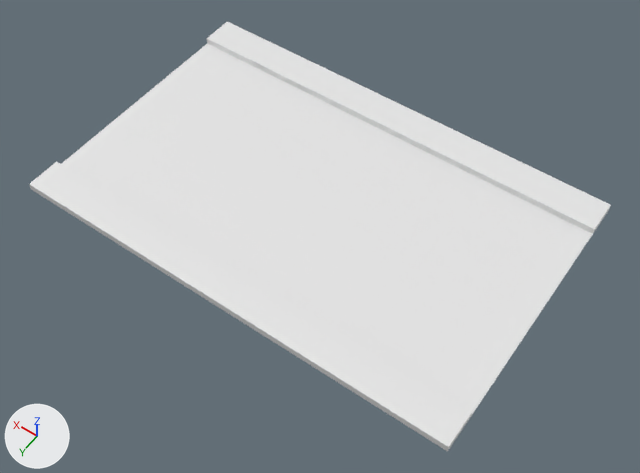
What one commit did to the FBX model 3D Models/Exports/Road.fbx.
The view is the same before and after, from a camera (50 mm lens) standing at (-10.58, 14.66, 21.24) and looking at (-0.63, 0.74, -0.63). Arrows for +X, +Y and +Z are at lower left; the lights stay in place. Where no turn or scale is listed for an object, it has been applied to the vertices.
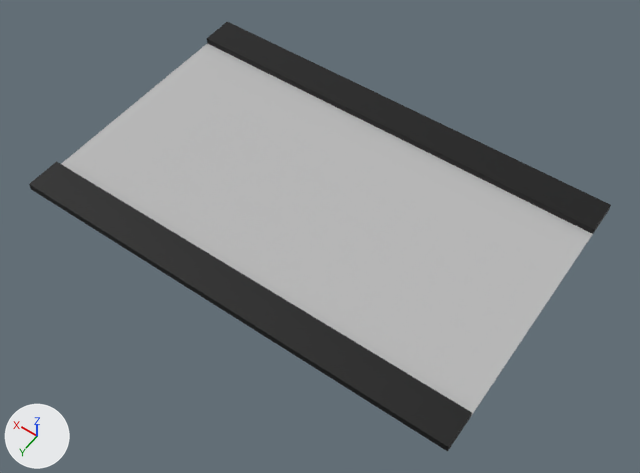
Commit message: Update all models to use multi-materials (via IDs)

Changed parts and their boxes (x1, y1, x2, y2) in the pictures (640 x 473 px):
part 1 of me_mesh, recoloured (white to black)
    both: (207, 22, 611, 234)
part 2 of me_mesh, recoloured (white to black)
    both: (29, 161, 472, 451)
part 3 of me_mesh, recoloured (white to grey)
    both: (62, 43, 593, 416)

The change, as a diff of the scene's bpy script:
```diff
--- a/3D Models/Exports/Road.fbx.py
+++ b/3D Models/Exports/Road.fbx.py
@@ mat_material__13 @@
+mat_material__13 = principled_material('Material #13')
+mat_material__13.base_color = (0.5, 0.5, 0.5)  # grey #bcbcbc
+mat_material__13.roughness = 0.0
@@ mat_01___default_slot__1 @@
+mat_01___default_slot__1 = principled_material('01 - Default Slot #1')
+mat_01___default_slot__1.base_color = (0.0, 0.0, 0.0)  # black #000000
+mat_01___default_slot__1.roughness = 0.553
@@ me_mesh @@
 me_mesh.from_pydata(...)  # 90 vertices, 84 faces; spans x -7.6..7.6, y -4.9..4.9, z 0.0..0.3
 # used by ob_plane007; location = (0.0, 0.0, 0.0)
+# me_mesh part 1: all 22 faces centred in x -7.6..7.6, y -4.9..-3.7, z 0.0..0.3 switch from no material to mat_01___default_slot__1 (black #000000)
+# me_mesh part 2: all 22 faces centred in x -7.6..7.6, y 3.7..4.9, z 0.0..0.3 switch from no material to mat_01___default_slot__1 (black #000000)
+# me_mesh part 3: all 40 faces centred in x -7.6..7.6, y -2.9..2.9, z 0.0 switch from no material to mat_material__13 (grey #bcbcbc)
```
